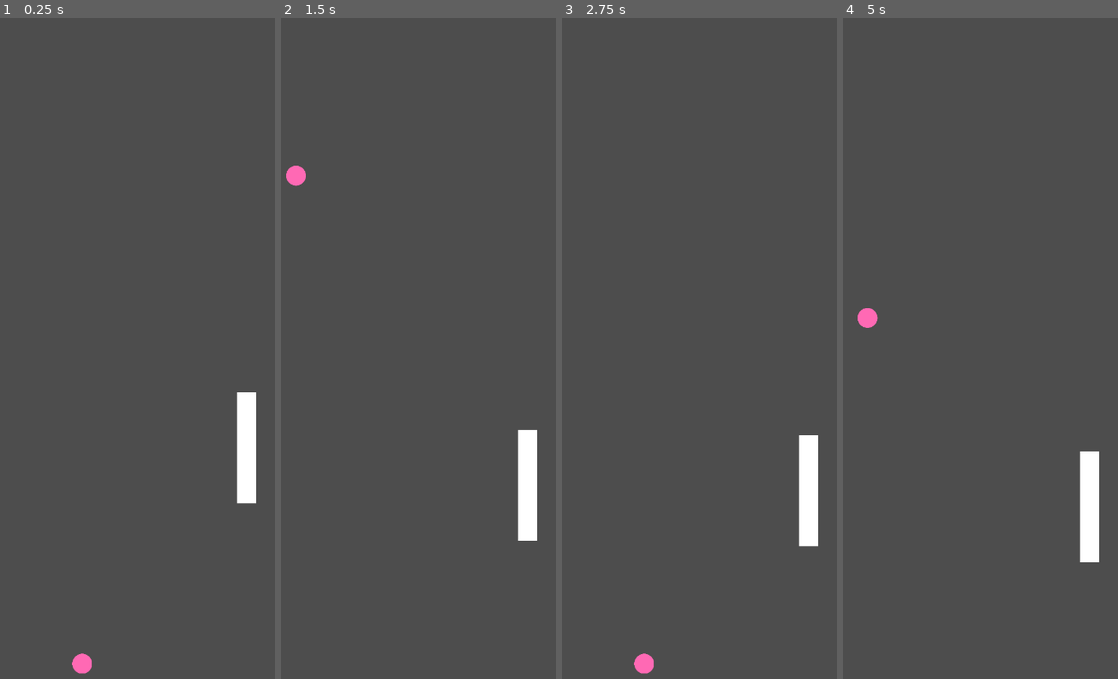
Above: before the commit, frames 1-4 (left to right).
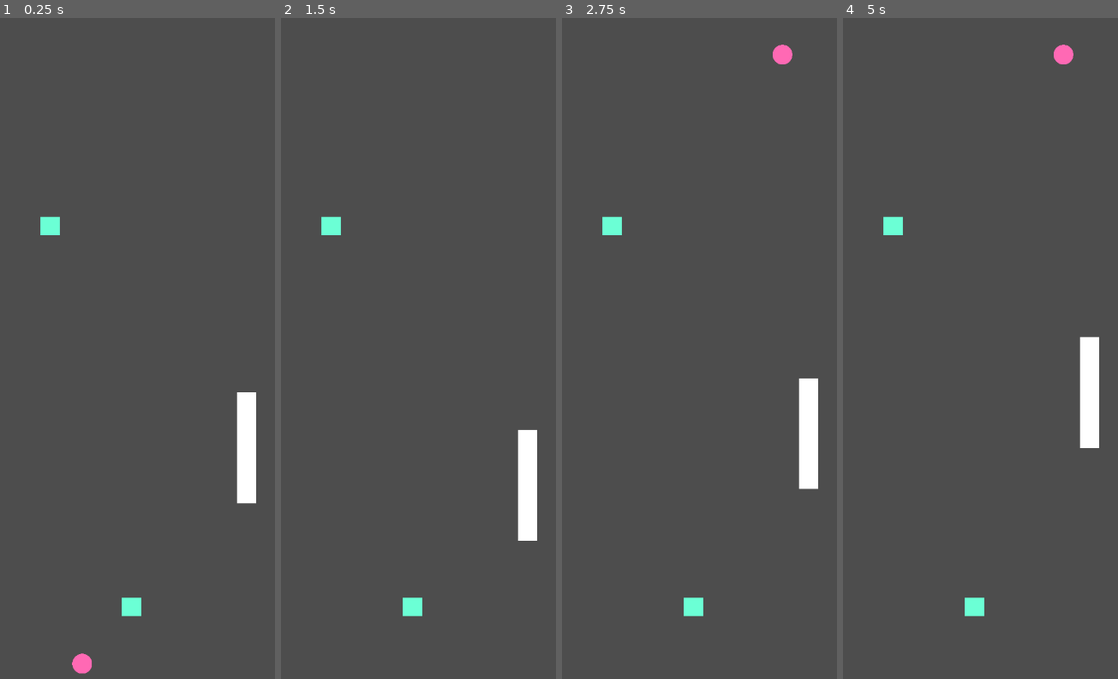
Above: after the commit, the same moments.

Repository: felipedfe/ricochet-godot
Game: Godot game, scene res://scenes/main.tscn
Same seed, same stepped clock (60 frames per second), same inputs: the game is played once before the commit and once after it.
Inputs (mouse positions are in pixels of both pictures, inside the frame that each line leads up to):
- Up to frame 1 (0.25 s): no input
- Up to frame 2 (1.5 s): move the mouse to (448, 302) at 0.52 s; click (448, 302) at 0.6 s; tap D (d) at 0.8, 1.35 s; move the mouse to (286, 368) at 1.27 s
- Up to frame 3 (2.75 s): click (567, 368) at 1.55 s; move the mouse to (683, 183) at 2.02 s; click (683, 183) at 2.1 s; tap D (d) at 2.3 s
- Up to frame 4 (5 s): move the mouse to (906, 474) at 2.77 s; tap D (d) at 2.85, 3.8, 4.35 s; click (906, 474) at 3.05 s; move the mouse to (1041, 441) at 3.52 s; click (1041, 441) at 3.6 s; move the mouse to (outside the picture) at 4.27 s; click (outside the picture) at 4.55 s

The runs differ from the first frame. In frame 1, 0.4% of the frame differs, in the area x 14-52%, y 30-91%; in frame 2, 0.6%; in frame 3, 2.0%; in frame 4, 3.2%, in the area x 5-94%, y 4-91%.

Commit message:
create warpzone

Diff:
--- a/scenes/ball.tscn
+++ b/scenes/ball.tscn
@@ -5,7 +5,7 @@
 [sub_resource type="CircleShape2D" id="CircleShape2D_7s4qf"]
 radius = 37.12142
 
-[node name="Ball" type="CharacterBody2D"]
+[node name="Ball" type="CharacterBody2D" groups=["ball"]]
 safe_margin = 1.0
 
 [node name="BallSprite" type="Sprite2D" parent="."]
--- a/scenes/bar_motion.tscn
+++ b/scenes/bar_motion.tscn
@@ -1,6 +1,6 @@
 [gd_scene load_steps=4 format=3 uid="uid://8y8qv0vrfw6w"]
 
-[ext_resource type="Script" uid="uid://ma81hrlsjgb6" path="res://scenes/bar_motion.gd" id="1_a455q"]
+[ext_resource type="Script" uid="uid://ma81hrlsjgb6" path="res://scripts/bar_motion.gd" id="1_a455q"]
 [ext_resource type="Texture2D" uid="uid://de57akf2ckup2" path="res://assets/bar-default.png" id="2_yj06k"]
 
 [sub_resource type="RectangleShape2D" id="RectangleShape2D_ph1en"]
--- a/scenes/level_1.tscn
+++ b/scenes/level_1.tscn
@@ -1,12 +1,14 @@
-[gd_scene load_steps=5 format=3 uid="uid://lnyqabnmu4ek"]
+[gd_scene load_steps=6 format=3 uid="uid://lnyqabnmu4ek"]
 
 [ext_resource type="PackedScene" uid="uid://dl5hd3nrepmkm" path="res://scenes/ball.tscn" id="1_014kd"]
 [ext_resource type="Script" uid="uid://5lx33s3kr54w" path="res://scripts/level_1.gd" id="1_bswci"]
-[ext_resource type="Script" uid="uid://p80bctg35b7g" path="res://scenes/ball.gd" id="3_rus8k"]
+[ext_resource type="Script" uid="uid://p80bctg35b7g" path="res://scripts/ball.gd" id="3_rus8k"]
 [ext_resource type="PackedScene" uid="uid://8y8qv0vrfw6w" path="res://scenes/bar_motion.tscn" id="4_5xbjy"]
+[ext_resource type="PackedScene" uid="uid://b1n4uu3aa7u77" path="res://scenes/warpzone.tscn" id="5_4nkto"]
 
 [node name="Level1" type="Node2D"]
 script = ExtResource("1_bswci")
+metadata/_edit_lock_ = true
 
 [node name="Ball" parent="." instance=ExtResource("1_014kd")]
 position = Vector2(363, 1235)
@@ -21,4 +23,28 @@
 [node name="BarMotion1" parent="." instance=ExtResource("4_5xbjy")]
 position = Vector2(667, 801)
 
+[node name="Warpzone" parent="." instance=ExtResource("5_4nkto")]
+position = Vector2(95, 546)
+scale = Vector2(1.2, 1.2)
+
+[node name="WarpA" parent="Warpzone" index="0"]
+position = Vector2(-512.5, 500.83334)
+
+[node name="WarpB" parent="Warpzone" index="1"]
+position = Vector2(-347.5, 504.16666)
+script = null
+
+[node name="Warpzone2" parent="." instance=ExtResource("5_4nkto")]
+position = Vector2(89, 135)
+scale = Vector2(1.2, 1.2)
+
+[node name="WarpA" parent="Warpzone2" index="0"]
+position = Vector2(302.5, 840.8334)
+
+[node name="WarpB" parent="Warpzone2" index="1"]
+position = Vector2(175.83334, 249.16664)
+
 [connection signal="screen_exited" from="Ball/VisibleOnScreenNotifier2D2" to="." method="_on_visible_on_screen_notifier_2d_screen_exited"]
+
+[editable path="Warpzone"]
+[editable path="Warpzone2"]
--- /dev/null
+++ b/scenes/warpzone.gd
@@ -0,0 +1,31 @@
+extends Node2D
+class_name WarpZone
+
+@export var cooldown := 0.2
+@export var exit_offset := Vector2(0, -1)
+
+@onready var warpA: WarpPortal = $WarpA
+@onready var warpB: Node2D = $WarpB
+
+var is_cooldown := false
+
+func _ready() -> void:
+	warpA.ball_entered.connect(_on_ball_entered)
+
+func _on_ball_entered(ball: Node2D) -> void:
+	if is_cooldown:
+		return
+
+	is_cooldown = true
+
+	# bola desaparece
+	ball.visible = false
+
+	await get_tree().create_timer(cooldown).timeout
+
+	# reaparece no ponto de saída
+	ball.global_position = warpB.global_position + exit_offset
+	ball.visible = true
+	ball.launch()
+
+	is_cooldown = false
--- /dev/null
+++ b/scenes/warpzone.tscn
@@ -0,0 +1,38 @@
+[gd_scene load_steps=4 format=3 uid="uid://b1n4uu3aa7u77"]
+
+[ext_resource type="Script" uid="uid://c8iuwol7260n0" path="res://scenes/warpzone.gd" id="1_t715l"]
+[ext_resource type="Script" uid="uid://b5wii08qsqq4f" path="res://scripts/warp.gd" id="3_iqvb7"]
+
+[sub_resource type="RectangleShape2D" id="RectangleShape2D_aaglj"]
+size = Vector2(26, 24)
+
+[node name="Warpzone" type="Node2D"]
+script = ExtResource("1_t715l")
+metadata/_edit_lock_ = true
+
+[node name="WarpA" type="Area2D" parent="."]
+position = Vector2(455, 363)
+script = ExtResource("3_iqvb7")
+
+[node name="Polygon2D" type="Polygon2D" parent="WarpA"]
+color = Color(0.42115748, 1, 0.8365545, 1)
+polygon = PackedVector2Array(-15, -14, -15, 14, 15, 14, 15, -14)
+metadata/_edit_lock_ = true
+
+[node name="CollisionShape2D" type="CollisionShape2D" parent="WarpA"]
+shape = SubResource("RectangleShape2D_aaglj")
+debug_color = Color(0.7626274, 0.2327289, 0.9433803, 0.41960785)
+metadata/_edit_lock_ = true
+
+[node name="WarpB" type="Area2D" parent="."]
+script = ExtResource("3_iqvb7")
+
+[node name="Polygon2D" type="Polygon2D" parent="WarpB"]
+color = Color(0.42115748, 1, 0.8365545, 1)
+polygon = PackedVector2Array(-15, -14, -15, 14, 15, 14, 15, -14)
+metadata/_edit_lock_ = true
+
+[node name="CollisionShape2D" type="CollisionShape2D" parent="WarpB"]
+shape = SubResource("RectangleShape2D_aaglj")
+debug_color = Color(0.7626274, 0.2327289, 0.9433803, 0.41960785)
+metadata/_edit_lock_ = true
--- a/scenes/ball.gd
+++ b/scripts/ball.gd
@@ -37,6 +37,7 @@
 	$BallSprite.modulate = Color.HOT_PINK
 
 func launch() -> void:
+	# (1, -1) = pra direita e pra cima
 	direction = Vector2(1, -1).normalized()
 
 func reset() -> void:
--- a/scripts/level_1.gd
+++ b/scripts/level_1.gd
@@ -3,11 +3,12 @@
 @onready var ball_node: CharacterBody2D = $Ball
 @onready var bar1: AnimatableBody2D = $BarMotion1
 var initial_ball_pos: Vector2
+var ball_ready_to_launch = true
 
 func _ready():
 	initial_ball_pos = Vector2(get_viewport_rect().size.x / 2, get_viewport_rect().size.y - 30)
 	ball_node.position = initial_ball_pos
-	bar1.setup(0,200)
+	bar1.setup(50,200)
 	#bar1.set_speed(1000)
 
 func reset_ball_pos():
@@ -17,7 +18,10 @@
 func _on_visible_on_screen_notifier_2d_screen_exited():
 	print("bolinha saiu da tela!")
 	reset_ball_pos()
+	ball_ready_to_launch = true
 
 func _process(_delta):
 	if Input.is_action_just_pressed("click") or Input.is_action_just_pressed("d"):
-		ball_node.launch()
+		if ball_ready_to_launch:
+			ball_node.launch()
+			ball_ready_to_launch = false
--- /dev/null
+++ b/scripts/warp.gd
@@ -0,0 +1,11 @@
+extends Area2D
+class_name WarpPortal
+
+signal ball_entered(ball: Node2D)
+
+func _ready() -> void:
+	body_entered.connect(_on_body_entered)
+
+func _on_body_entered(body: Node) -> void:
+	if body.is_in_group("ball"):
+		ball_entered.emit(body)
Not shown, added: scenes/warpzone.gd.uid
Renamed: scenes/ball.gd.uid -> scripts/ball.gd.uid
Renamed: scenes/bar_motion.gd -> scripts/bar_motion.gd
Renamed: scenes/bar_motion.gd.uid -> scripts/bar_motion.gd.uid
Not shown, added: scripts/warp.gd.uid
